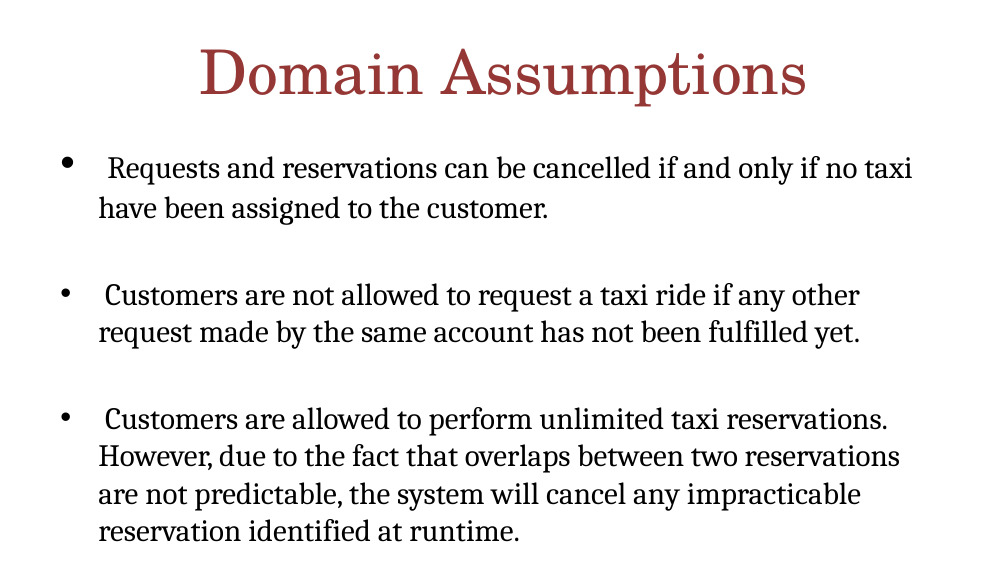
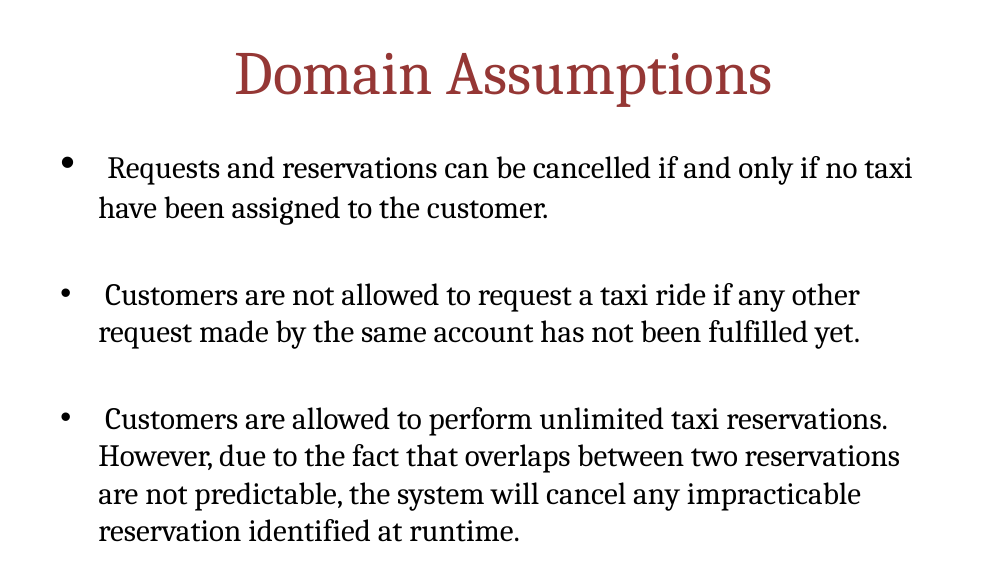
Before and after one commit to MarcoRomani/myTaxyService-SE2-PozziRomani, a slide deck: slide 3 of OtherStuff/FINAL PRESENTATION/MyTaxiService.pptx. Drawn at 1008x567 pixels with LibreOffice and Linux fonts; fonts in the diff are those of the drawing. Boxes give left, top, right and bottom in pixels: in the first picture for what was removed or moved away, otherwise in the second. Text is boxed around its words. In the diff, an @@ line names an element or a change of style, - is before the commit and + after.

```diff
--- a/OtherStuff/FINAL PRESENTATION/MyTaxiService.pptx
+++ b/OtherStuff/FINAL PRESENTATION/MyTaxiService.pptx
@@ title "Domain Assumptions" at (235,53,773,107): font TeX Gyre Schola to Cambria @@
```
Also in this commit, not shown: 2 other slides changed.
